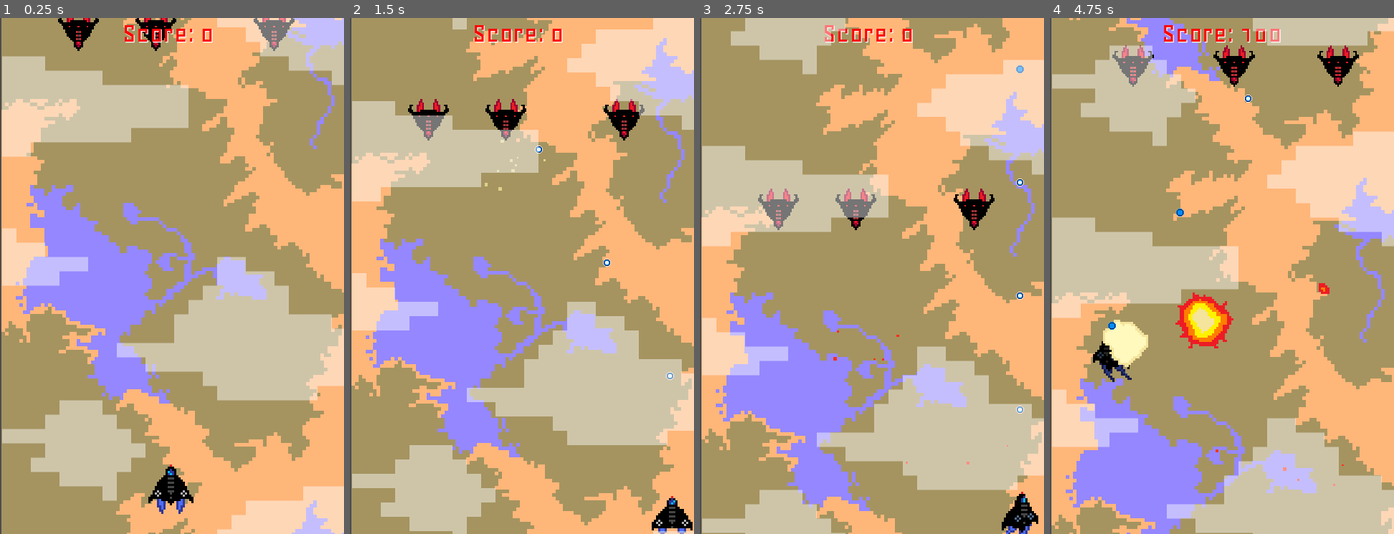
Above: before the commit, frames 1-4 (left to right).
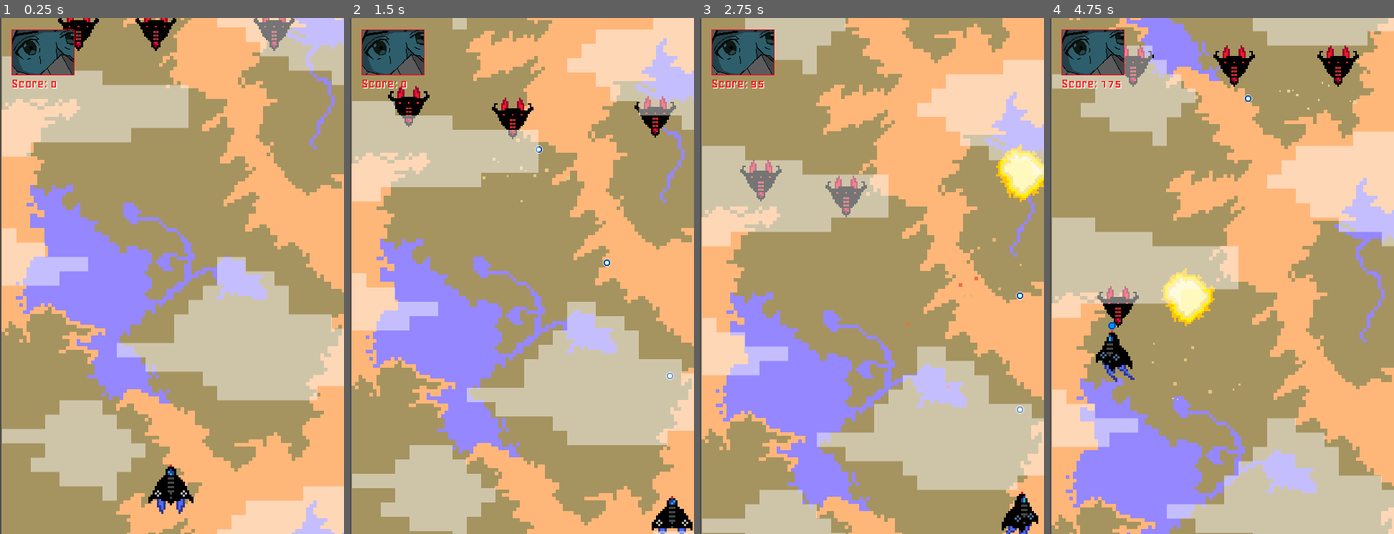
Above: after the commit, the same moments.

Repository: AChen342/project3
Game: Godot game, scene res://Scenes/main.tscn
Two runs of this game, one before a commit and one after it. Both use one fixed random seed, a clock stepped at 60 frames per second and the inputs below. This scene is started directly instead of the project's main scene.
Inputs:
- Up to frame 1 (0.25 s): no input
- Up to frame 2 (1.5 s): hold D (move_right) 0.53-1.28 s; hold S (move_down) from 1.28 s (still down)
- Up to frame 3 (2.75 s): release S (move_down) at 2.03 s; hold D (move_right) from 2.03 s (still down)
- Up to frame 4 (4.75 s): release D (move_right) at 2.78 s; hold W (move_up) 2.78-3.53 s; hold A (move_left) from 3.53 s (still down)

The runs differ from the first frame. In frame 1, 2.1% of the frame differs, in the area x 3-62%, y 1-14%; in frame 2, 4.3%; in frame 3, 5.3%; in frame 4, 5.8%, in the area x 3-90%, y 1-91%.

Commit message:
worked on enemies

Diff:
--- a/Scenes/enemy_jet.tscn
+++ b/Scenes/enemy_jet.tscn
@@ -44,3 +44,7 @@
 position = Vector2(-10, 1)
 rotation = 1.5708
 shape = SubResource("CapsuleShape2D_1042w")
+
+[node name="wanderTimer" type="Timer" parent="."]
+
+[connection signal="timeout" from="wanderTimer" to="." method="_on_wander_timer_timeout"]
--- a/Scenes/gui.tscn
+++ b/Scenes/gui.tscn
@@ -1,15 +1,82 @@
-[gd_scene load_steps=3 format=3 uid="uid://db71podd0qxlo"]
+[gd_scene load_steps=8 format=3 uid="uid://db71podd0qxlo"]
 
 [ext_resource type="Script" path="res://Scripts/gui.gd" id="1_bp5fs"]
 [ext_resource type="FontFile" uid="uid://b8pgs6kfymiej" path="res://Fonts/Geo/Geo-Regular.ttf" id="2_2jkyl"]
+[ext_resource type="Texture2D" uid="uid://bkuff63u3yq76" path="res://Sprites/pilot.png" id="3_i1tn8"]
+[ext_resource type="Texture2D" uid="uid://bojoei0fdvmqt" path="res://Sprites/pilot_hurt.png" id="3_iirr5"]
+
+[sub_resource type="Animation" id="Animation_ifu2k"]
+length = 0.001
+tracks/0/type = "value"
+tracks/0/imported = false
+tracks/0/enabled = true
+tracks/0/path = NodePath(".:position")
+tracks/0/interp = 1
+tracks/0/loop_wrap = true
+tracks/0/keys = {
+"times": PackedFloat32Array(0),
+"transitions": PackedFloat32Array(1),
+"update": 0,
+"values": [Vector2(59, 44)]
+}
+tracks/1/type = "value"
+tracks/1/imported = false
+tracks/1/enabled = true
+tracks/1/path = NodePath(".:texture")
+tracks/1/interp = 1
+tracks/1/loop_wrap = true
+tracks/1/keys = {
+"times": PackedFloat32Array(0),
+"transitions": PackedFloat32Array(1),
+"update": 1,
+"values": [ExtResource("3_i1tn8")]
+}
+
+[sub_resource type="Animation" id="Animation_5x6ps"]
+resource_name = "shake"
+tracks/0/type = "value"
+tracks/0/imported = false
+tracks/0/enabled = true
+tracks/0/path = NodePath(".:position")
+tracks/0/interp = 1
+tracks/0/loop_wrap = true
+tracks/0/keys = {
+"times": PackedFloat32Array(0, 0.1, 0.2, 0.3, 0.4),
+"transitions": PackedFloat32Array(1, 1, 1, 1, 1),
+"update": 0,
+"values": [Vector2(59, 44), Vector2(55, 35), Vector2(59, 44), Vector2(55, 35), Vector2(59, 44)]
+}
+tracks/1/type = "value"
+tracks/1/imported = false
+tracks/1/enabled = true
+tracks/1/path = NodePath(".:texture")
+tracks/1/interp = 1
+tracks/1/loop_wrap = true
+tracks/1/keys = {
+"times": PackedFloat32Array(0, 0.2, 1),
+"transitions": PackedFloat32Array(1, 1, 1),
+"update": 1,
+"values": [ExtResource("3_i1tn8"), ExtResource("3_iirr5"), ExtResource("3_i1tn8")]
+}
+
+[sub_resource type="AnimationLibrary" id="AnimationLibrary_0twxk"]
+_data = {
+"RESET": SubResource("Animation_ifu2k"),
+"shake": SubResource("Animation_5x6ps")
+}
 
 [node name="user_interface" type="CanvasLayer"]
+layer = 128
 
 [node name="gui" type="Control" parent="."]
 layout_mode = 3
 anchors_preset = 15
 anchor_right = 1.0
 anchor_bottom = 1.0
+offset_left = 1.0
+offset_top = 4.0
+offset_right = 1.0
+offset_bottom = 4.0
 grow_horizontal = 2
 grow_vertical = 2
 script = ExtResource("1_bp5fs")
@@ -17,18 +84,27 @@
 [node name="score" type="Label" parent="gui"]
 texture_filter = 1
 layout_mode = 1
-anchors_preset = 5
-anchor_left = 0.5
-anchor_right = 0.5
-offset_left = -69.5
-offset_right = 69.5
-offset_bottom = 45.0
-grow_horizontal = 2
+offset_left = 15.0
+offset_top = 76.0
+offset_right = 95.0
+offset_bottom = 103.0
 theme_override_colors/font_color = Color(1, 0, 0, 1)
 theme_override_colors/font_shadow_color = Color(1, 1, 1, 1)
 theme_override_colors/font_outline_color = Color(0, 0, 0, 1)
 theme_override_fonts/font = ExtResource("2_2jkyl")
-theme_override_font_sizes/font_size = 40
+theme_override_font_sizes/font_size = 20
 text = "Score: 0"
 
+[node name="pilot" type="Sprite2D" parent="gui"]
+texture_filter = 1
+position = Vector2(59, 44)
+texture = ExtResource("3_i1tn8")
+
+[node name="AnimationTree" type="AnimationPlayer" parent="gui/pilot"]
+libraries = {
+"": SubResource("AnimationLibrary_0twxk")
+}
+
+[connection signal="pilot_death" from="gui" to="gui" method="_on_player_death"]
+[connection signal="shake_pilot" from="gui" to="gui" method="_shake_pilot_profile"]
 [connection signal="update_score" from="gui" to="gui" method="_on_update_score"]
--- a/Scenes/player.tscn
+++ b/Scenes/player.tscn
@@ -1,8 +1,7 @@
-[gd_scene load_steps=19 format=3 uid="uid://bisqse8cu3j0"]
+[gd_scene load_steps=16 format=3 uid="uid://bisqse8cu3j0"]
 
 [ext_resource type="Script" path="res://Scripts/player.gd" id="1_ju4pd"]
 [ext_resource type="Texture2D" uid="uid://bvhepwj2ghl8" path="res://Sprites/player.png" id="2_ym1t7"]
-[ext_resource type="Shader" path="res://Shader/flash.gdshader" id="3_ve7r4"]
 
 [sub_resource type="Shader" id="Shader_rqp4f"]
 code = "shader_type canvas_item;
@@ -21,8 +20,20 @@
 shader_parameter/flash_color = Color(0.956863, 0, 0, 1)
 shader_parameter/flash_value = null
 
+[sub_resource type="Shader" id="Shader_msdge"]
+code = "shader_type canvas_item;
+
+uniform vec4 flash_color : source_color;
+uniform float flash_value : hint_range(0.0, 1.0, 0.1);
+
+void fragment() {
+	vec4 texture_color = texture(TEXTURE, UV);
+	COLOR = mix(texture_color, flash_color, flash_value);
+	COLOR.a = texture_color.a;
+}"
+
 [sub_resource type="ShaderMaterial" id="ShaderMaterial_06a2l"]
-shader = ExtResource("3_ve7r4")
+shader = SubResource("Shader_msdge")
 shader_parameter/flash_color = null
 shader_parameter/flash_value = 0.0
 
@@ -105,67 +116,6 @@
 "speed": 5.0
 }]
 
-[sub_resource type="Animation" id="Animation_spvu8"]
-length = 0.001
-tracks/0/type = "value"
-tracks/0/imported = false
-tracks/0/enabled = true
-tracks/0/path = NodePath(".:material:shader_parameter/flash_value")
-tracks/0/interp = 1
-tracks/0/loop_wrap = true
-tracks/0/keys = {
-"times": PackedFloat32Array(0),
-"transitions": PackedFloat32Array(1),
-"update": 0,
-"values": [0.0]
-}
-tracks/1/type = "value"
-tracks/1/imported = false
-tracks/1/enabled = true
-tracks/1/path = NodePath(".:position")
-tracks/1/interp = 1
-tracks/1/loop_wrap = true
-tracks/1/keys = {
-"times": PackedFloat32Array(0),
-"transitions": PackedFloat32Array(1),
-"update": 0,
-"values": [Vector2(0, 0)]
-}
-
-[sub_resource type="Animation" id="Animation_ry8n8"]
-resource_name = "player_hurt"
-length = 1.8
-tracks/0/type = "value"
-tracks/0/imported = false
-tracks/0/enabled = true
-tracks/0/path = NodePath(".:material:shader_parameter/flash_value")
-tracks/0/interp = 1
-tracks/0/loop_wrap = true
-tracks/0/keys = {
-"times": PackedFloat32Array(0, 0.3, 0.6, 0.9, 1.2, 1.5, 1.8),
-"transitions": PackedFloat32Array(1, 1, 1, 1, 1, 1, 1),
-"update": 0,
-"values": [0.0, 1.0, 0.0, 1.0, 0.0, 1.0, 0.0]
-}
-tracks/1/type = "value"
-tracks/1/imported = false
-tracks/1/enabled = true
-tracks/1/path = NodePath(".:position")
-tracks/1/interp = 1
-tracks/1/loop_wrap = true
-tracks/1/keys = {
-"times": PackedFloat32Array(0, 0.2, 0.4, 0.6, 0.8, 1, 1.2),
-"transitions": PackedFloat32Array(1, 1, 1, 1, 1, 1, 1),
-"update": 0,
-"values": [Vector2(0, 0), Vector2(10, 0), Vector2(-5, 0), Vector2(0, 0), Vector2(10, 0), Vector2(-5, 0), Vector2(0, 0)]
-}
-
-[sub_resource type="AnimationLibrary" id="AnimationLibrary_78315"]
-_data = {
-"RESET": SubResource("Animation_spvu8"),
-"player_hurt": SubResource("Animation_ry8n8")
-}
-
 [node name="Player" type="CharacterBody2D" groups=["player"]]
 material = SubResource("ShaderMaterial_5dhnw")
 script = ExtResource("1_ju4pd")
@@ -184,11 +134,6 @@
 animation = &"down"
 frame_progress = 0.75843
 
-[node name="AnimationPlayer" type="AnimationPlayer" parent="animation"]
-libraries = {
-"": SubResource("AnimationLibrary_78315")
-}
-
 [node name="hitbox" type="CollisionPolygon2D" parent="."]
 position = Vector2(1, 1)
 polygon = PackedVector2Array(-2, -22, -13, -4, -22, 2, -31, 14, -28, 26, -4, 20, -1, 20, 23, 26, 26, 14, 17, 2, 8, -4)
--- a/Scripts/Enemy.gd
+++ b/Scripts/Enemy.gd
@@ -4,11 +4,15 @@
 var speed: float
 var health: float
 var direction: Vector2
+var x_direction : float
+var rng = RandomNumberGenerator.new()
 var points = 100
 var collision_damage = 10
-var rng = RandomNumberGenerator.new()
 @onready var explosion_animation = preload("res://Scenes/explosion.tscn")
 @onready var screen_size = get_viewport_rect().size
+
+func _init() -> void:
+	x_direction = 0
 
 func _process(delta: float) -> void:
 	var texture_size = _get_texture_size()
@@ -17,6 +21,9 @@
 		get_parent().emit_signal("add_points", points)
 		_on_destroy()
 
+	# Prevents enemy from going off screen in x axis
+	position.x = clamp(position.x, texture_size.x, screen_size.x - texture_size.x)
+	# destroy enemy if off screen in y axis
 	if position.y >= (screen_size.y + texture_size.y):
 		queue_free()
 
@@ -34,6 +41,7 @@
 # default movement for enemies
 func _movement(delta):
 	global_position += direction * speed * delta
+	global_position.x += x_direction * speed * delta
 
 func _on_destroy():
 	var explode = explosion_animation.instantiate()
--- a/Scripts/bullet.gd
+++ b/Scripts/bullet.gd
@@ -1,20 +1,24 @@
 class_name Bullet
 extends Area2D
 
-var speed = 500
-var damage = 5
-var rng = RandomNumberGenerator.new()
+var speed : float
+var damage : float
+var rng : RandomNumberGenerator
 var direction : Vector2
 @onready var sharpnel = preload("res://Scenes/sharpnel.tscn")
 @onready var screen_size = get_viewport_rect().size
 @onready var texture = $animation.get_sprite_frames().get_frame_texture("idle", 0)
+
+func _init() -> void:
+	speed = 500
+	damage = 5
+	rng = RandomNumberGenerator.new()
 
 func _ready() -> void:
 	var random_time = rng.randf_range(2, 4)
 	$animation.play("idle")
 	$lifetime.wait_time = random_time
 	$lifetime.start()
-
 
 func _physics_process(delta: float) -> void:
 	global_position += direction * speed * delta
@@ -23,7 +27,6 @@
 		_on_destroy()
 
 func _on_body_entered(body: Node2D) -> void:
-
 	if body.is_in_group("enemies") and not is_in_group("enemy_projectile"):
 		if body.has_method("take_damage"):
 			body.take_damage(damage)
@@ -34,6 +37,7 @@
 			body.player_damage(5)
 		_on_destroy()
 
+# enemy bullets destroy themselves after a period of time
 func _on_lifetime_timeout() -> void:
 	_on_destroy()
 
@@ -43,6 +47,7 @@
 	get_parent().add_child(bulletSharpnel)
 	queue_free()
 
+# below functions are called by objects (such as enemies and player objects)
 func set_direction(bulletDirection):
 	direction = bulletDirection
 	rotation_degrees = rad_to_deg(global_position.angle_to_point(global_position + direction))
--- a/Scripts/drone.gd
+++ b/Scripts/drone.gd
@@ -5,14 +5,16 @@
 var amplitude : float
 var time : float
 
-func _ready() -> void:
+func _init() -> void:
 	points = 50
-	frequency = rng.randf_range(0.5, 1)
+	frequency = rng.randf_range(0.5, 5)
 	amplitude = rng.randi_range(100, 200)
 	time = 0
 	health = 5
 	speed = 10
 	collision_damage = 5
+
+func _ready() -> void:
 	$animation.play("idle")
 	$animation.rotation_degrees = -90
 
--- a/Scripts/enemy_jet.gd
+++ b/Scripts/enemy_jet.gd
@@ -1,7 +1,20 @@
 extends Enemy
 
-func _ready() -> void:
+func _init() -> void:
 	health = 10
 	speed = 100
+
+#when enemy_jet node is ready
+func _ready() -> void:
 	$animation.play("idle")
-	rotation_degrees =  90
+	$wanderTimer.start()
+	rotation_degrees = 90
+
+func _on_wander_timer_timeout() -> void:
+	#randomize x - axis movement
+	var rand_x = rng.randf_range(-1, 1)
+	x_direction = rand_x
+
+	#randomize speed
+	var rand_speed = rng.randf_range(50, 100)
+	speed = rand_speed
--- a/Scripts/enemy_spawner.gd
+++ b/Scripts/enemy_spawner.gd
@@ -2,13 +2,16 @@
 
 signal update_weights
 signal unlock_new_enemy(enemy_name)
+var rng : RandomNumberGenerator
 @onready var enemies = {
 		"enemy_jet" : {"spawnable" : true, "scene" : preload("res://Scenes/enemy_jet.tscn"), "weight" : 100},
 		"blue_drone" : {"spawnable" : false, "scene" : preload("res://Scenes/blue_drone.tscn"), "weight" : 50},
 		"red_drone" : {"spawnable" : false,"scene" : preload("res://Scenes/red_drone.tscn"), "weight" : 50},
 		"red_plane" : {"spawnable": false, "scene" : preload("res://Scenes/red_plane.tscn"), "weight" : 25}
 }
-var rng = RandomNumberGenerator.new()
+
+func _init() -> void:
+	rng = RandomNumberGenerator.new()
 
 func _ready() -> void:
 	$spawn_timer.wait_time = 4
@@ -17,6 +20,7 @@
 func _on_spawn_timer_timeout() -> void:
 	_spawn_wave()
 
+# only used to calculate weights. total weight changes based on which enemies are currently spawnable
 func _calculate_total_weights():
 	var total_weight = 0
 
@@ -26,10 +30,12 @@
 
 	return total_weight
 
+# called on after every x amount of points. This makes it so that a new enemy type becomes spawnable
 func _make_spawnable(enemy_name):
 	print_debug("unlocking " + str(enemy_name))
 	enemies[enemy_name]["spawnable"] = true
 
+# called on after every x amount of points. Increases chances of enemy type spawning
 func _update_weights():
 	var total_weight = _calculate_total_weights()
 	var num_of_enemies = enemies.size()
@@ -43,6 +49,7 @@
 			#Weight to spawn weak enemies decrease by .2
 			enemy["weight"] -= (enemy["weight"] * 0.2)
 
+# randomize enemy type spawn
 func _select_enemy():
 	var total_weight = _calculate_total_weights()
 
@@ -53,6 +60,7 @@
 			if random_weight < 0:
 				return enemy_name
 
+# spawns enemies in a straight horizontal line
 func _spawn_n_enemies(spawn_count):
 	var spawn_locations = []
 	var enemy_name = _select_enemy()
@@ -88,6 +96,7 @@
 			spawn_locations.append(enemy.global_position)
 			get_parent().add_child.call_deferred(enemy)
 
+# spawn new enemy wave after every t seconds
 func _spawn_wave():
 	var spawn_count = rng.randi_range(3, 5)
 	_spawn_n_enemies(spawn_count)
--- a/Scripts/gui.gd
+++ b/Scripts/gui.gd
@@ -3,12 +3,25 @@
 var score = 0
 var new_score = 0
 signal update_score(s)
+signal shake_pilot
+signal pilot_death
+var player_death = false
 @onready var scoreLabel = $score
+@onready var death_profile = preload("res://Sprites/pilot_dead.png")
 
 func _process(delta: float) -> void:
 	if score < new_score:
 		score += 5
 		scoreLabel.set_text("Score: %d" % score)
 
+	if player_death:
+		$pilot.texture = death_profile
+
 func _on_update_score(s:int) -> void:
 	new_score = s
+
+func _shake_pilot_profile():
+	$pilot.get_node("AnimationTree").play("shake")
+
+func _on_player_death():
+	player_death = true
--- a/Scripts/player.gd
+++ b/Scripts/player.gd
@@ -1,12 +1,15 @@
 extends CharacterBody2D
 const SPEED = 300.0
 var screen_size
-var health
+var health : float
+@onready var gui = get_parent().get_node("user_interface").get_node("gui")
 @onready var explosion = preload("res://Scenes/explosion.tscn")
 @onready var bullet_scene = preload("res://Scenes/player_bullet.tscn")
 
+func _init() -> void:
+	health = 100
+
 func _ready() -> void:
-	health = 100
 	screen_size = get_viewport_rect().size
 	$animation.play("idle")
 	$gun/cooldown.set_wait_time(.3)
@@ -15,6 +18,7 @@
 func _physics_process(delta: float) -> void:
 	player_controls(delta)
 	if health <= 0:
+		gui.emit_signal("pilot_death")
 		on_destroy()
 
 func on_destroy():
@@ -79,5 +83,6 @@
 	player_shoot()
 
 func player_damage(damage):
-	$animation/AnimationPlayer.play("player_hurt")
+	gui.emit_signal("shake_pilot")
 	health -= damage
+	print_debug("Player health %d" % health)
--- a/Scripts/red_drone.gd
+++ b/Scripts/red_drone.gd
@@ -1,12 +1,16 @@
 extends Drone
 
 var follow_player_flag = false
+var rand_speed_mult = rng.randf_range(10, 20)
 
 func _physics_process(delta: float) -> void:
-    _movement(delta)
-    _on_collision(delta)
+	_movement(delta)
+	_on_collision(delta)
 
 func _movement(delta):
-    var player_pos = get_parent().get_node("Player").position
-    var target_pos = (player_pos - position).normalized()
-    position += target_pos * (speed * 20) * delta
+	if get_parent().get_node("Player") == null:
+		position += (Vector2(0, 1)) * (speed * rand_speed_mult) * delta
+	else:
+		var player_pos = get_parent().get_node("Player").position
+		var target_pos = (player_pos - position).normalized()
+		position += target_pos * (speed * rand_speed_mult) * delta
--- a/Shader/flash.gdshader
+++ /dev/null
@@ -1,10 +0,0 @@
-shader_type canvas_item;
-
-uniform vec4 flash_color : source_color;
-uniform float flash_value : hint_range(0.0, 1.0, 0.1);
-
-void fragment() {
-	vec4 texture_color = texture(TEXTURE, UV);
-	COLOR = mix(texture_color, flash_color, flash_value);
-	COLOR.a = texture_color.a;
-}
--- a/project.godot
+++ b/project.godot
@@ -13,7 +13,7 @@
 config/name="project3"
 run/main_scene="res://Scenes/test_scene.tscn"
 config/features=PackedStringArray("4.3", "Forward Plus")
-config/icon="res://icon.svg"
+config/icon=""
 
 [display]
 
Binary file added: Sprites/pilot.png
Not shown, added: Sprites/pilot.png.import
Binary file added: Sprites/pilot_dead.png
Not shown, added: Sprites/pilot_dead.png.import
Binary file added: Sprites/pilot_hurt.png
Not shown, added: Sprites/pilot_hurt.png.import
